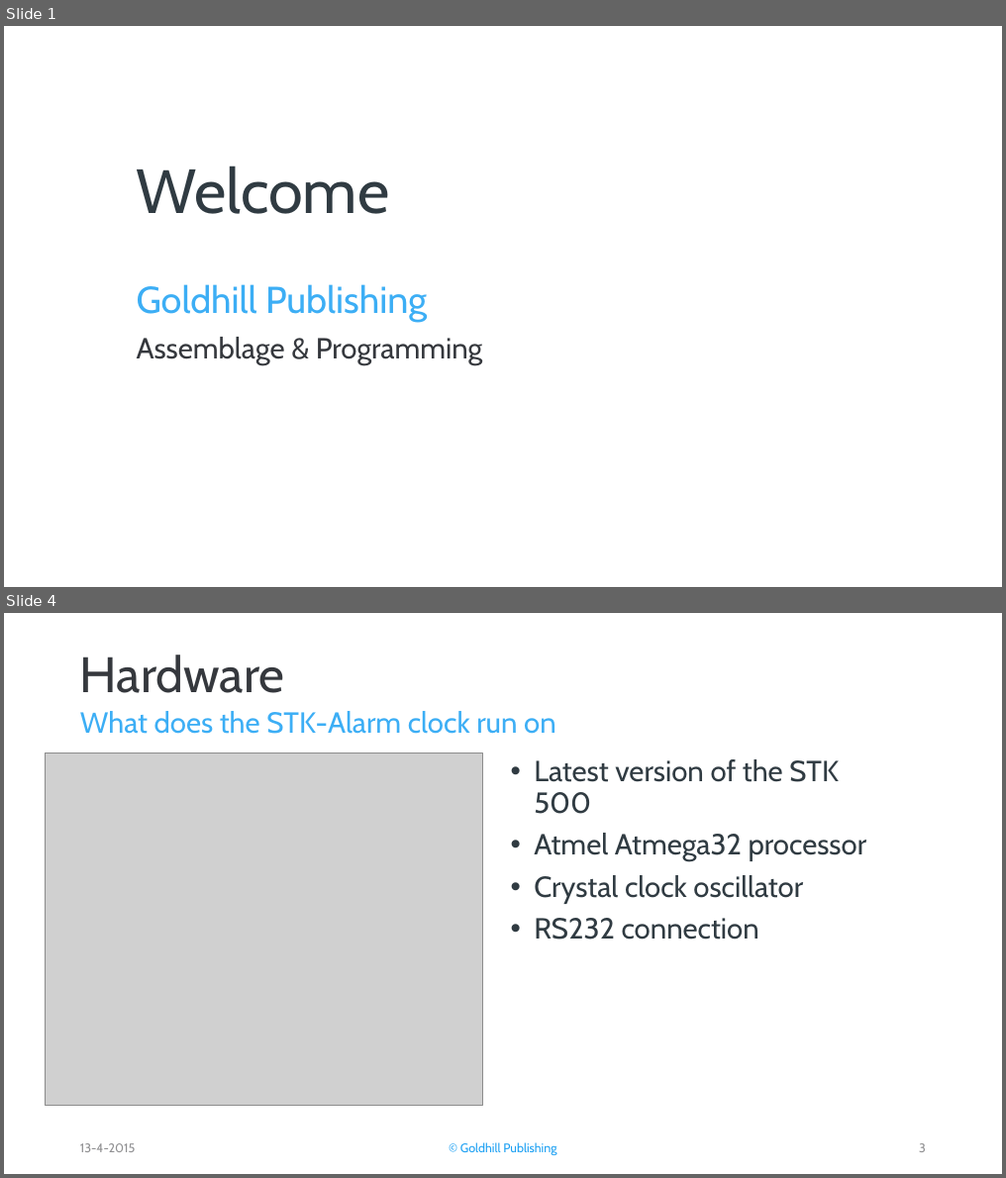
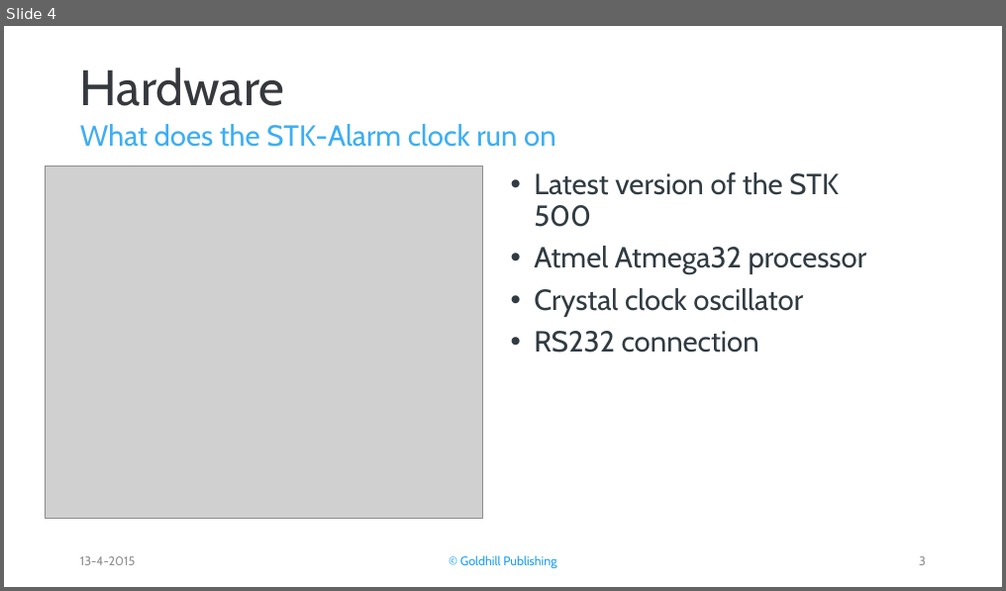
Before and after one commit to SergenN/Alarmklok, a slide deck: Presentatie.pptx. Shown one above the other, each under a label of ours: slides 1 and 4 before the commit, slide 4 after it; the slides between them are not shown. The pictures are 1006x1178 and 1006x591 pixels, drawn with LibreOffice and Linux fonts; fonts in the diff are those of the drawing; grey boxes stand for pictures; background and template pictures are left out. Boxes give left, top, right and bottom in pixels: in the first picture for what was removed or moved away, otherwise in the second. Text is boxed around its words. In the diff, an @@ line names an element or a change of style, - is before the commit and + after.

```diff
--- a/Presentatie.pptx
+++ b/Presentatie.pptx
@@ slide 1 removed at (4,26,1002,587), background picture (left out) @@
@@ title removed at (137,166,390,214) @@
-Welcome
@@ text removed at (137,284,427,322) @@
-Goldhill Publishing
@@ text removed at (137,337,483,366) @@
-Assemblage & Programming
```
Also in this commit, not shown: 7 slides changed, 1 slide added.
